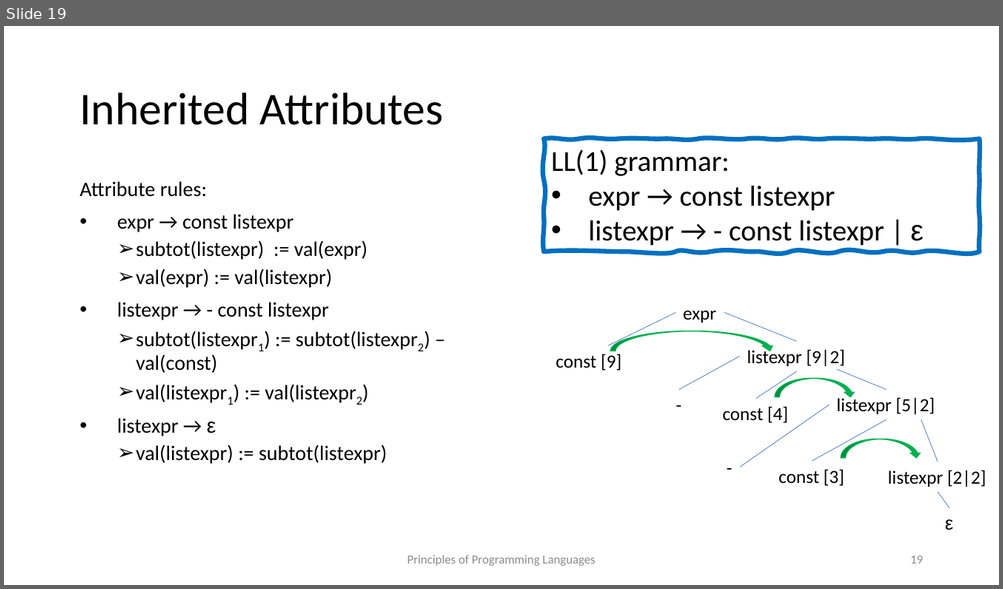
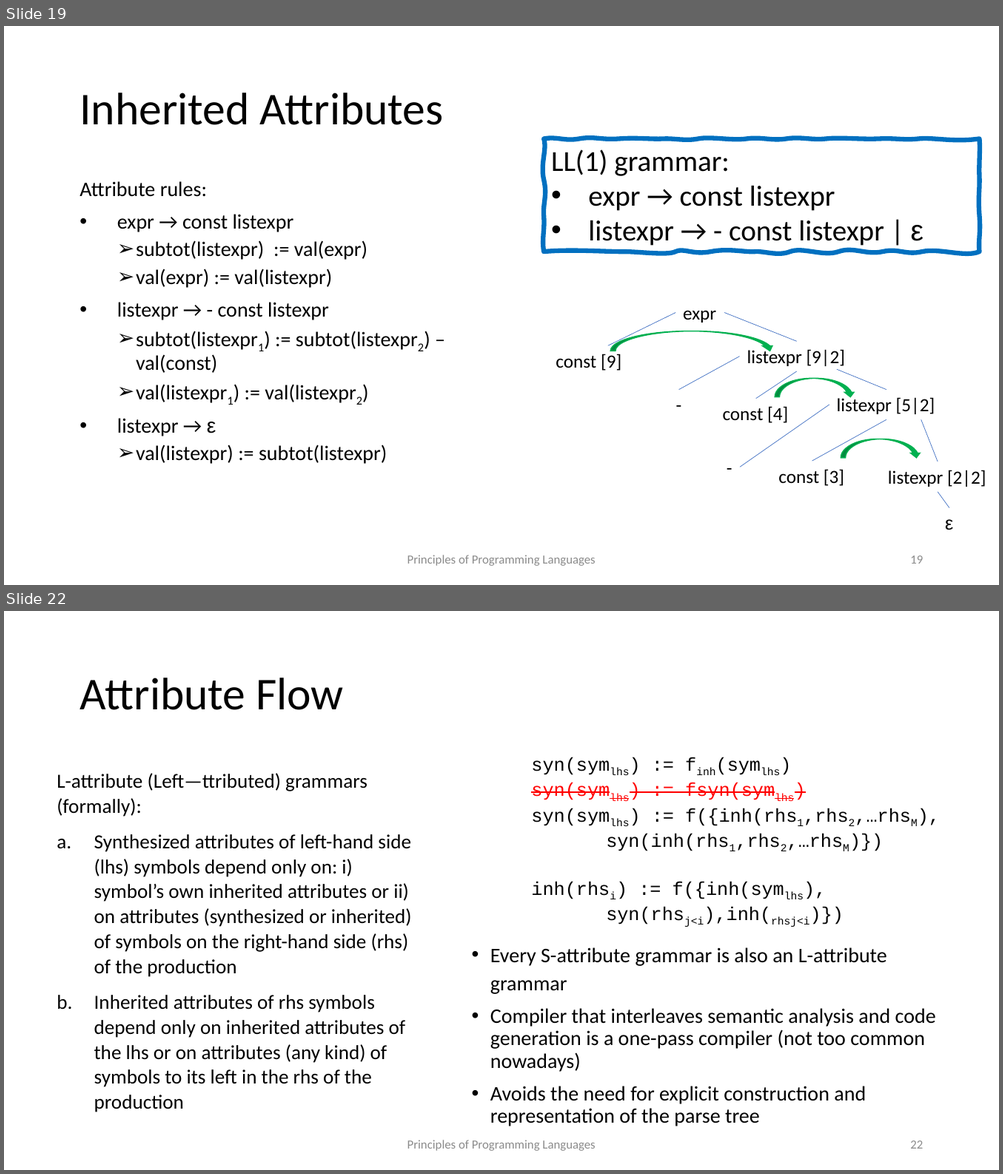
Before and after one commit to kongm/pl-design, a slide deck: semantics.pptx. Shown one above the other, each under a label of ours: slide 19 before the commit, slides 19 and 22 after it; the slides between them are not shown. The pictures are 1003x589 and 1003x1174 pixels, drawn with LibreOffice and Linux fonts; fonts in the diff are those of the drawing. Boxes give left, top, right and bottom in pixels: in the first picture for what was removed or moved away, otherwise in the second. Text is boxed around its words. In the diff, an @@ line names an element or a change of style, - is before the commit and + after.

Commit message:
adding scanning.pdf and updated versions of semantics.pdf and pptx. Semantics is mostly done

```diff
--- a/semantics.pptx
+++ b/semantics.pptx
@@ slide 22 added at box(4, 611, 999, 1170), background #FFFFFF @@
@@ title added at box(79, 678, 344, 710), 44 pt, text #000000 @@
+Attribute Flow
@@ text added at box(531, 758, 810, 927), 18 pt, text #000000 @@
+syn(symlhs) := finh(symlhs)
+syn(symlhs) := fsyn(symlhs)
+syn(symlhs) := f({inh(rhs1,rhs2,…rhsM),
+syn(inh(rhs1,rhs2,…rhsM)})
+inh(rhsi) := f({inh(symlhs),
+syn(rhsj<i),inh(rhsj<i)})
@@ text added at box(57, 773, 412, 1113), 19.4 pt, text #000000 @@
+L-attribute (Left—ttributed) grammars (formally):
+a. Synthesized attributes of left-hand side (lhs) symbols depend only on: i) symbol’s own inherited attributes or ii) on attributes (synthesized or inherited) of symbols on the right-hand side (rhs) of the production
+b. Inherited attributes of rhs symbols depend only on inherited attributes of the lhs or on attributes (any kind) of symbols to its left in the rhs of the production
@@ text added at box(490, 948, 936, 1127), 20 pt, text #000000 @@
+• Every S-attribute grammar is also an L-attribute grammar
+• Compiler that interleaves semantic analysis and code generation is a one-pass compiler (not too common nowadays)
+• Avoids the need for explicit construction and representation of the parse tree
@@ text added at box(407, 1140, 595, 1151), 12 pt, text #8C8C8C @@
+Principles of Programming Languages
@@ page number added at box(910, 1141, 922, 1149), 12 pt, text #8C8C8C @@
+22
```
Also in this commit, not shown: 1 slide changed, 5 other slides added, 2 other files.
